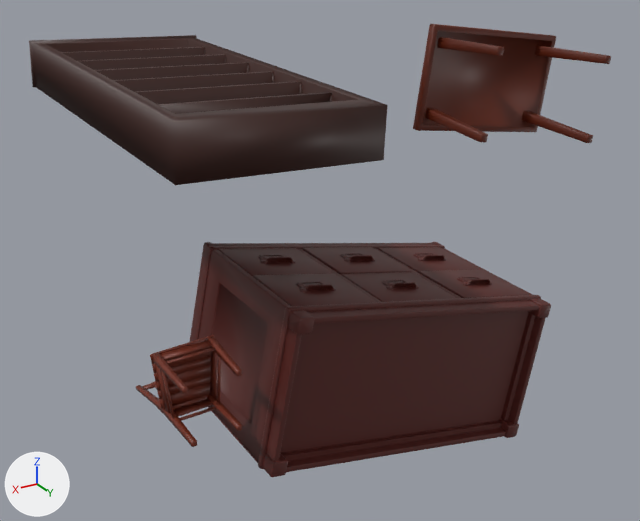
The OBJ model training_guidance/Stage_I/sampling_stage/modelling/scenes/scene_0007_diffuse.obj as it was, and as the next commit left it.
Camera for both pictures: a camera (50 mm lens) standing at (220.0, 281.0, -547.0) and looking at (0.0, -85.0, -730.0). The lights are fixed; the arrows at lower left show +X, +Y and +Z. The first picture is the older version. Where no turn or scale is listed for an object, it has been applied to the vertices. Vertices at exactly the same position are counted once.

Objects in the first picture: 'diffuse_cabinet_01', 'diffuse_chair_04', 'diffuse_shelf_03', 'diffuse_table_02'.
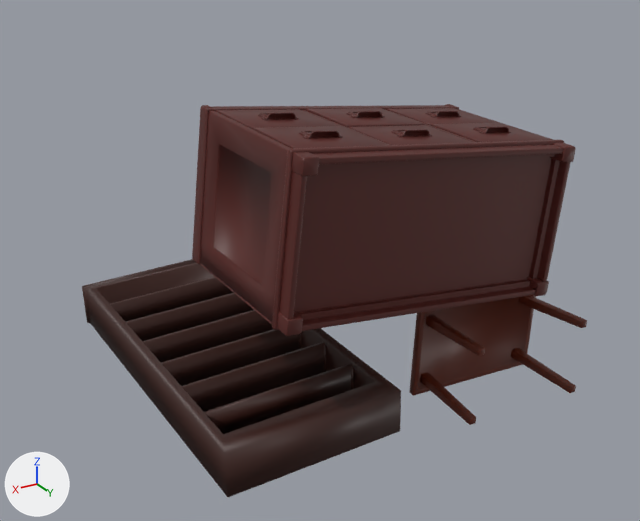
The edits, one by one:
me_diffuse_cabinet_01 is used by ob_diffuse_cabinet_01; location (0.0, 0.0, 0.0).
me_diffuse_cabinet_01 had 2991 vertices, 2855 faces and spanned x -84.0..76.0, y -95.0..0.0, z -814.0..-710.0.
me_diffuse_cabinet_01 now has 2991 vertices, 2855 faces and spans x -88.0..68.0, y -95.0..0.0, z -735.0..-642.0.
me_diffuse_cabinet_01 part 1: the whole mesh is turned 5 degrees about the y axis through its middle, then moved by (-6.0, 0.0, 73.0).
me_diffuse_shelf_03 is used by ob_diffuse_shelf_03; location (0.0, 0.0, 0.0).
me_diffuse_shelf_03 had 156 vertices, 91 faces and spanned x 19.0..111.0, y -189.0..0.0, z -650.0..-622.0.
me_diffuse_shelf_03 now has 156 vertices, 91 faces and spans x 6.0..98.0, y -189.0..0.0, z -786.0..-760.0.
me_diffuse_shelf_03 part 2: the whole mesh is turned 4.4 degrees about the y axis through its middle, then moved by (-13.0, 0.0, -137.0).
me_diffuse_table_02 is used by ob_diffuse_table_02; location (0.0, 0.0, 0.0).
me_diffuse_table_02 had 120 vertices, 110 faces and spanned x -107.5..-24.7, y -42.8..0.0, z -664.5..-606.0.
me_diffuse_table_02 now has 120 vertices, 110 faces and spans x -114.7..-31.4, y -45.0..0.0, z -803.1..-748.6.
me_diffuse_table_02 part 3: the whole mesh is multiplied about its middle by the matrix ((1.048, 0.0, 0.1), (0.0, 1.053, 0.0), (-0.1, 0.0, 1.048)), then moved by (-6.9, -1.1, -140.6).
Object 'diffuse_chair_04' (ob_diffuse_chair_04) is deleted.

Changed parts and their boxes [x1, y1, x2, y2] in the pictures (640 x 521 px):
'diffuse_cabinet_01', moved, turned: before [190, 242, 551, 477]; after [192, 104, 576, 336]
'diffuse_shelf_03', moved, turned: before [29, 35, 388, 185]; after [82, 259, 401, 497]
'diffuse_table_02', reshaped: before [413, 24, 611, 143]; after [409, 295, 587, 425]
'diffuse_chair_04', deleted: before [136, 335, 242, 447]
